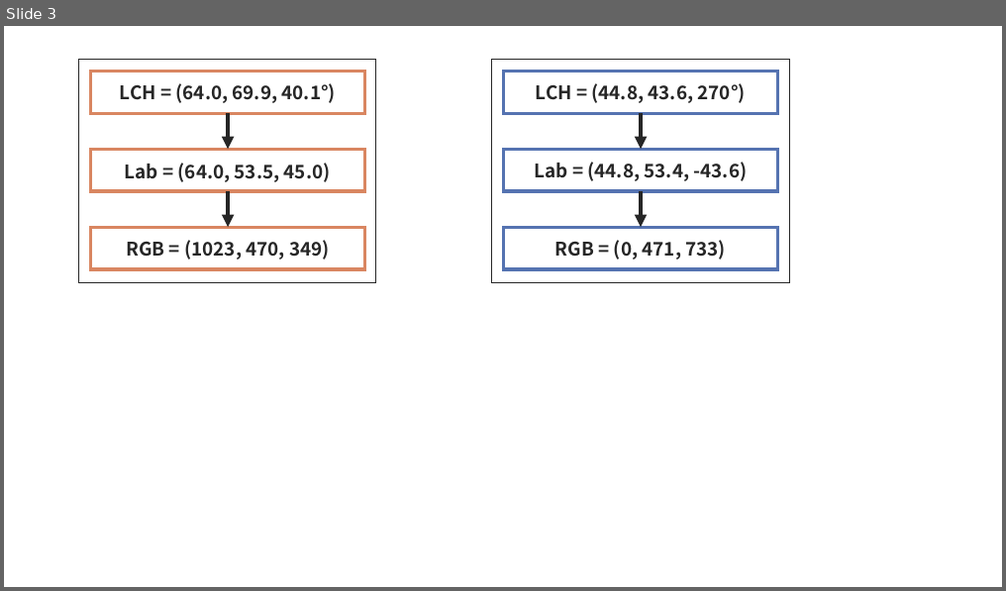
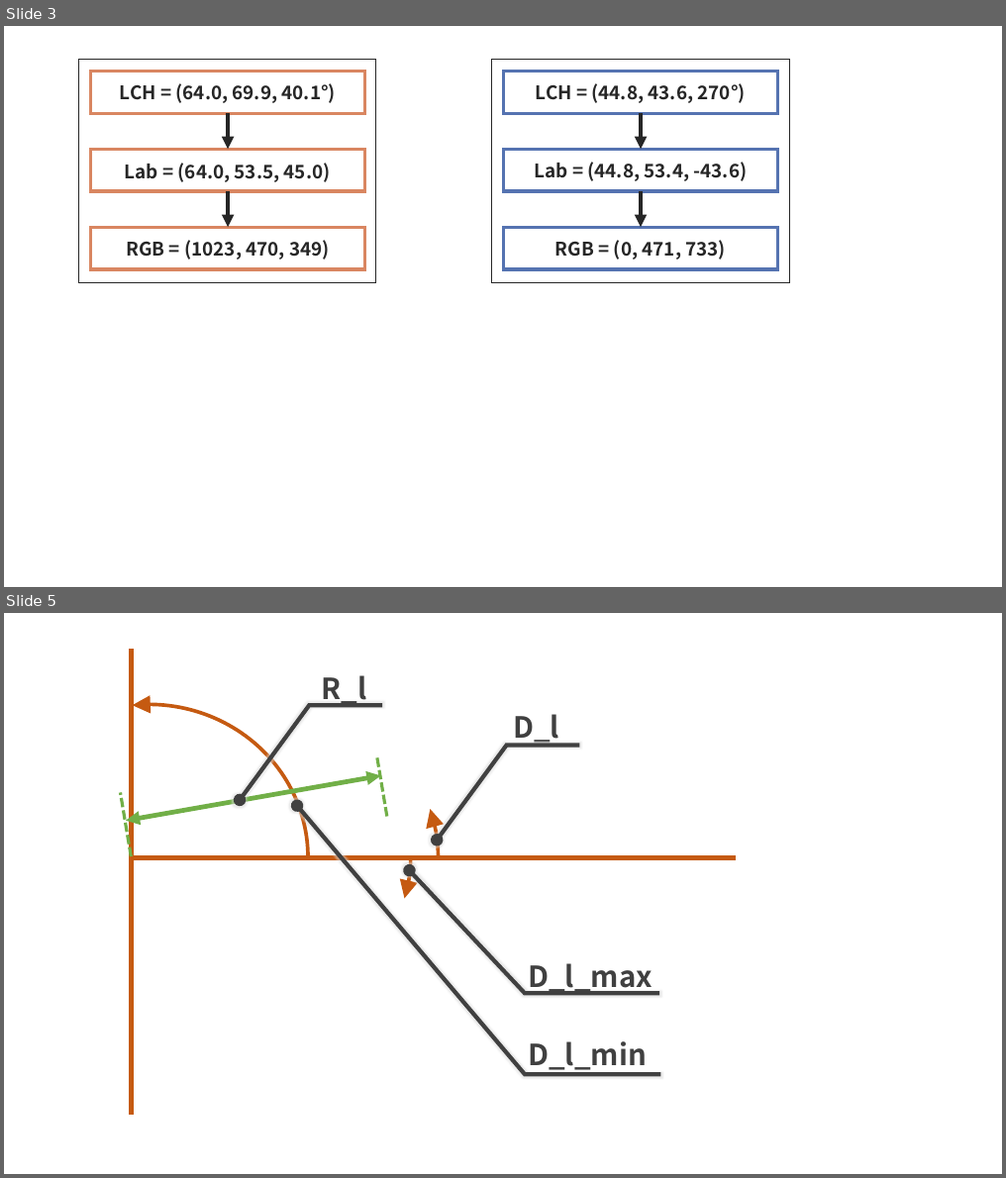
Before and after one commit to toru-ver4/sample_code, a slide deck: 2020/020_explain_BT2407/figures/figures.pptx. Shown one above the other, each under a label of ours: slide 3 before the commit, slides 3 and 5 after it; the slides between them are not shown. The pictures are 1006x591 and 1006x1178 pixels, drawn with LibreOffice and Linux fonts; fonts in the diff are those of the drawing; background and template pictures are left out. Boxes give left, top, right and bottom in pixels: in the first picture for what was removed or moved away, otherwise in the second. Text is boxed around its words. In the diff, an @@ line names an element or a change of style, - is before the commit and + after.

```diff
--- a/2020/020_explain_BT2407/figures/figures.pptx
+++ b/2020/020_explain_BT2407/figures/figures.pptx
@@ slide 5 added at (x1=4, y1=613, x2=1002, y2=1174), background picture (left out) @@
@@ line added from (132, 649) to (132, 1115), #C55A11 4.5 pt @@
@@ text added at (x1=321, y1=675, x2=366, y2=707), 28 pt, text #404040, bold @@
+R_l
@@ arc (boxed as its full ellipse) added at (x1=4, y1=704, x2=308, y2=1011), outline #C55A11 3.5 pt @@
@@ arc (boxed as its full ellipse) added at (x1=132, y1=718, x2=411, y2=997), outline #C55A11 3.5 pt @@
@@ arc (boxed as its full ellipse) added at (x1=132, y1=705, x2=439, y2=1011), outline #C55A11 3.5 pt @@
@@ freeform shape added at (x1=240, y1=705, x2=382, y2=800), outline #404040 4 pt @@
@@ text added at (x1=513, y1=714, x2=559, y2=747), 28 pt, text #404040, bold @@
+D_l
@@ line added from (387, 817) to (377, 756), #71AF47 3 pt dashed @@
@@ freeform shape added at (x1=437, y1=746, x2=580, y2=841), outline #404040 4 pt @@
@@ double arrow added from (126, 820) to (380, 776), #71AF47 4.5 pt @@
@@ line added from (132, 857) to (120, 792), #71AF47 3 pt dashed @@
@@ freeform shape added at (x1=297, y1=806, x2=661, y2=1075), outline #404040 4 pt @@
@@ line added from (132, 859) to (737, 859), #C55A11 4.5 pt @@
@@ freeform shape added at (x1=410, y1=870, x2=659, y2=993), outline #404040 4 pt @@
@@ text added at (x1=528, y1=963, x2=652, y2=995), 28 pt, text #404040, bold @@
+D_l_max
@@ text added at (x1=528, y1=1042, x2=647, y2=1074), 28 pt, text #404040, bold @@
+D_l_min
```
Also in this commit, not shown: 2 other slides added, 10 other files.
